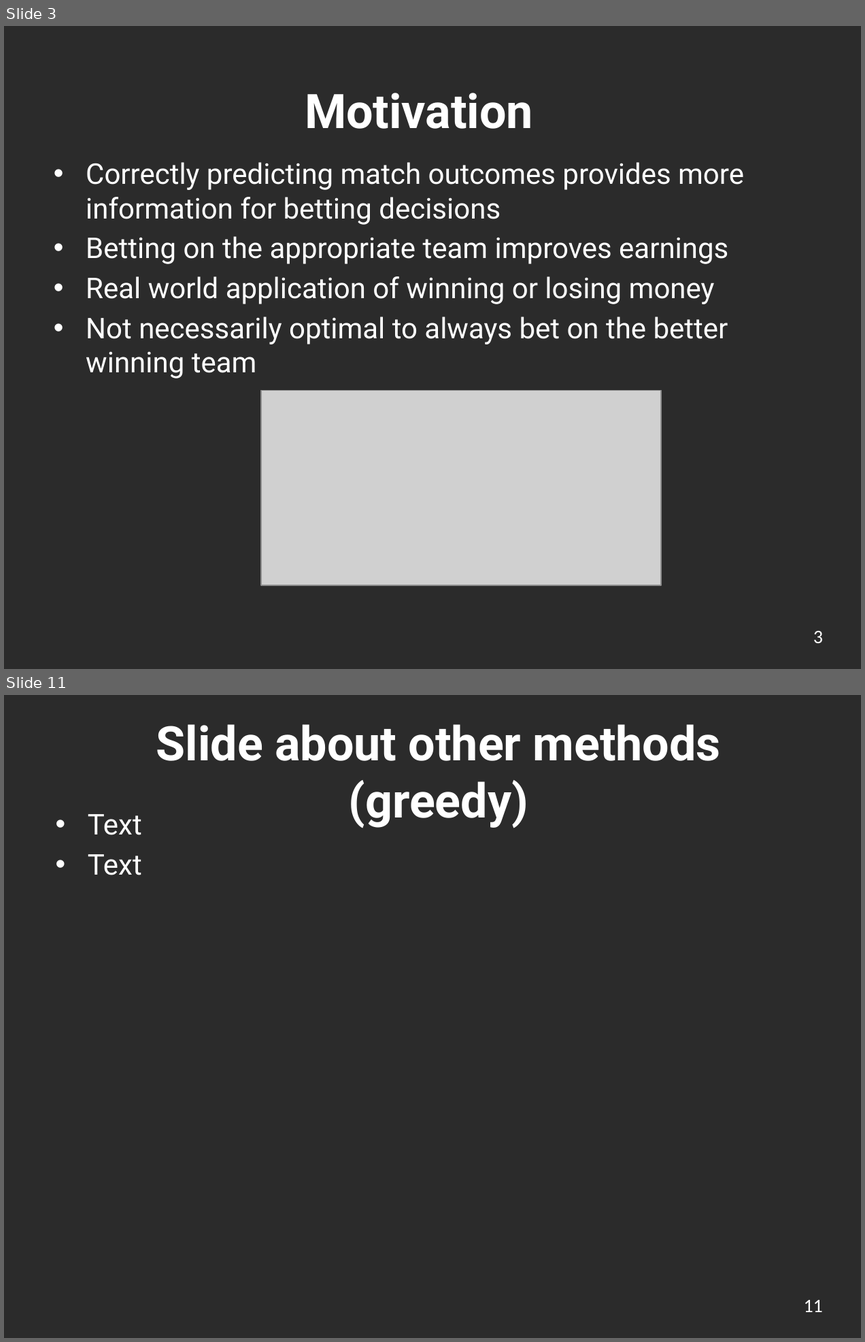
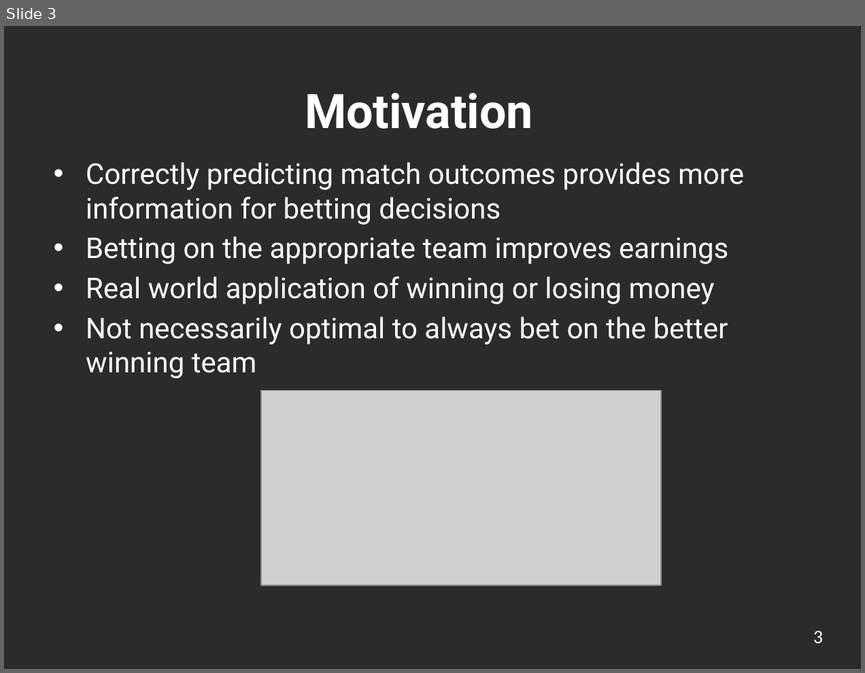
Before and after one commit to ickletsmulet/ECE-143-Group-19, a slide deck: Presentation.pptx. Shown one above the other, each under a label of ours: slides 3 and 11 before the commit, slide 3 after it; the slides between them are not shown. The pictures are 865x1342 and 865x673 pixels, drawn with LibreOffice and Linux fonts; fonts in the diff are those of the drawing; grey boxes stand for pictures; background and template pictures are left out; a plain dark background stands for a picture behind light text. Boxes give left, top, right and bottom in pixels: in the first picture for what was removed or moved away, otherwise in the second. Text is boxed around its words. In the diff, an @@ line names an element or a change of style, - is before the commit and + after.

```diff
--- a/Presentation.pptx
+++ b/Presentation.pptx
@@ slide 11 removed at (4,695,861,1338), background picture (left out) @@
@@ title removed at (156,724,721,828) @@
-Slide about other methods (greedy)
@@ text removed at (88,814,142,875) @@
-• Text
-• Text
@@ page number removed at (804,1300,823,1312) @@
-11
```
Also in this commit, not shown: 7 slides changed, 2 slides added, 2 other slides removed.
